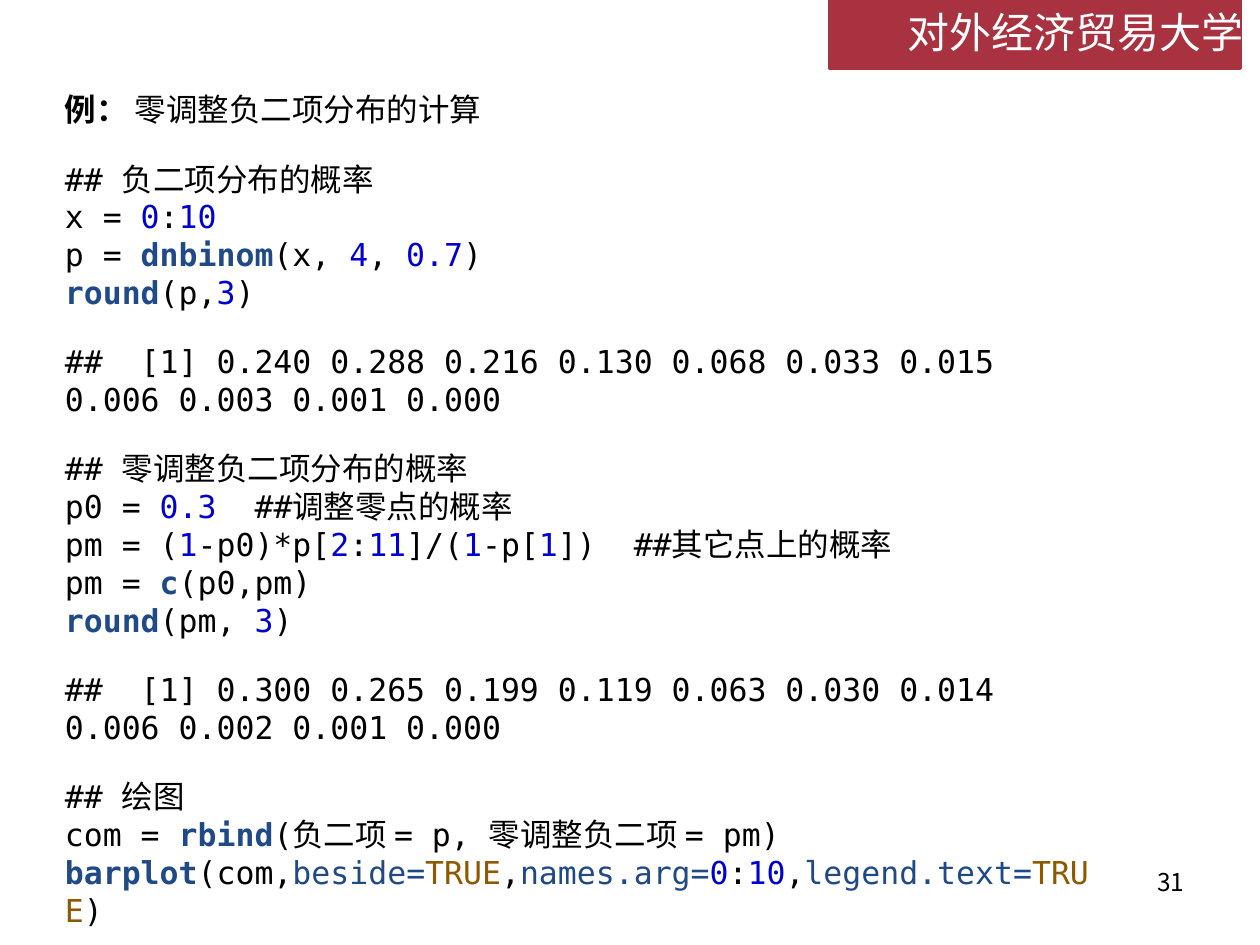
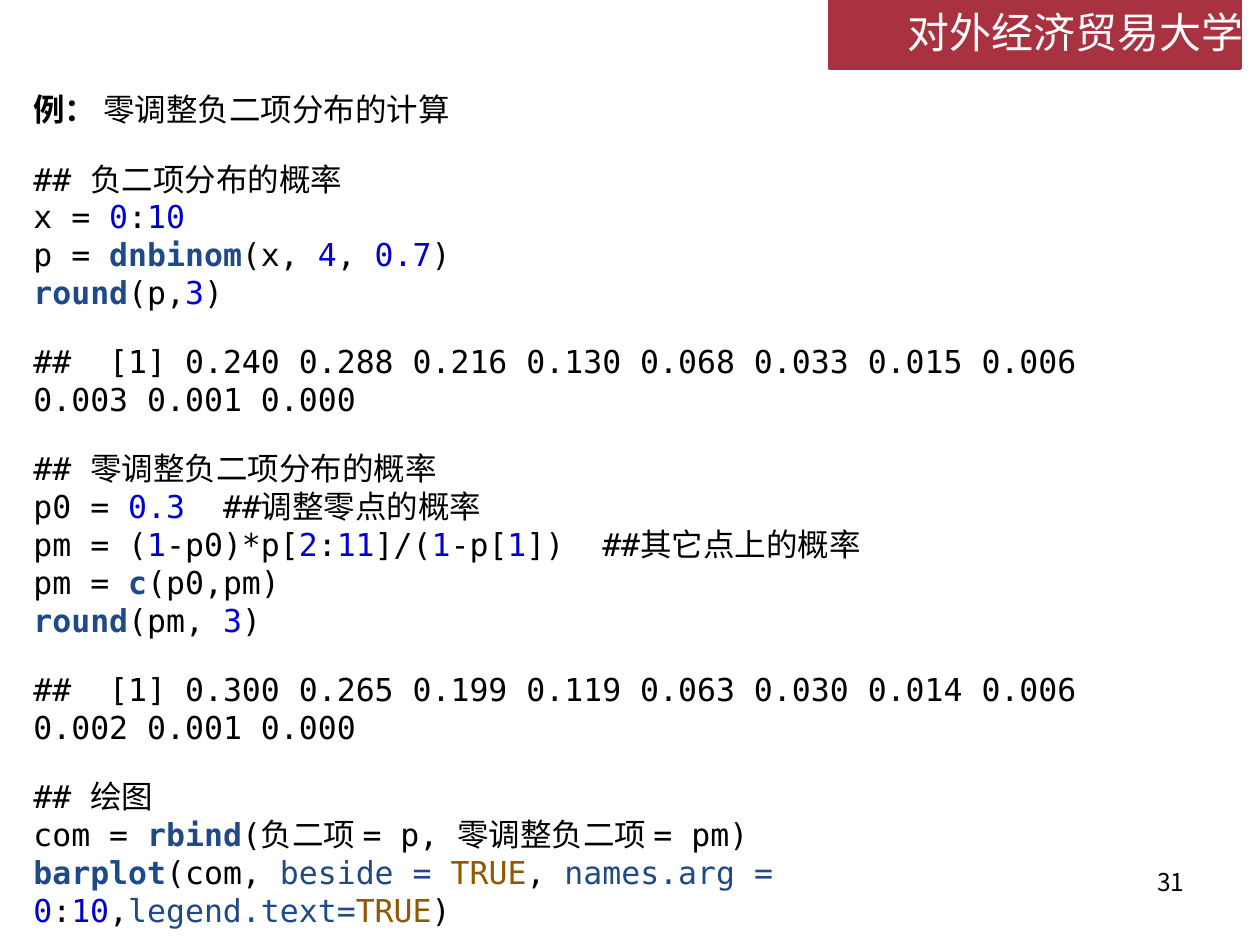
Before and after one commit to lizhengxiao/Non-life-Insurance-Actuarial-Science, a slide deck: slide 31 of Lectures/Week 4 - 损失次数模型.pptx. Drawn at 1260x945 pixels with LibreOffice and Linux fonts; fonts in the diff are those of the drawing; background and template pictures are left out. Boxes give left, top, right and bottom in pixels: in the first picture for what was removed or moved away, otherwise in the second. Text is boxed around its words. In the diff, an @@ line names an element or a change of style, - is before the commit and + after.

Commit message:
a
a

```diff
--- a/Lectures/Week 4 - 损失次数模型.pptx
+++ b/Lectures/Week 4 - 损失次数模型.pptx
@@ text "例： 零调整负二项分布的计算": place and size @@
-text "例： 零调整负二项分布的计算" at box(65, 94, 1089, 891)
+text "例： 零调整负二项分布的计算" at box(33, 94, 1077, 891)
@@ text at box(33, 781, 748, 891): spaces changed @@
-## 绘图
-com = rbind(负二项 = p, 零调整负二项 = pm)
-barplot(com,beside=TRUE,names.arg=0:10,legend.text=TRUE)
+## 绘图
+com = rbind(负二项 = p, 零调整负二项 = pm)
+barplot(com, beside = TRUE, names.arg = 0:10,legend.text=TRUE)
```
Also in this commit, not shown: 8 other slides changed, 14 slides added, 2 slides removed.
